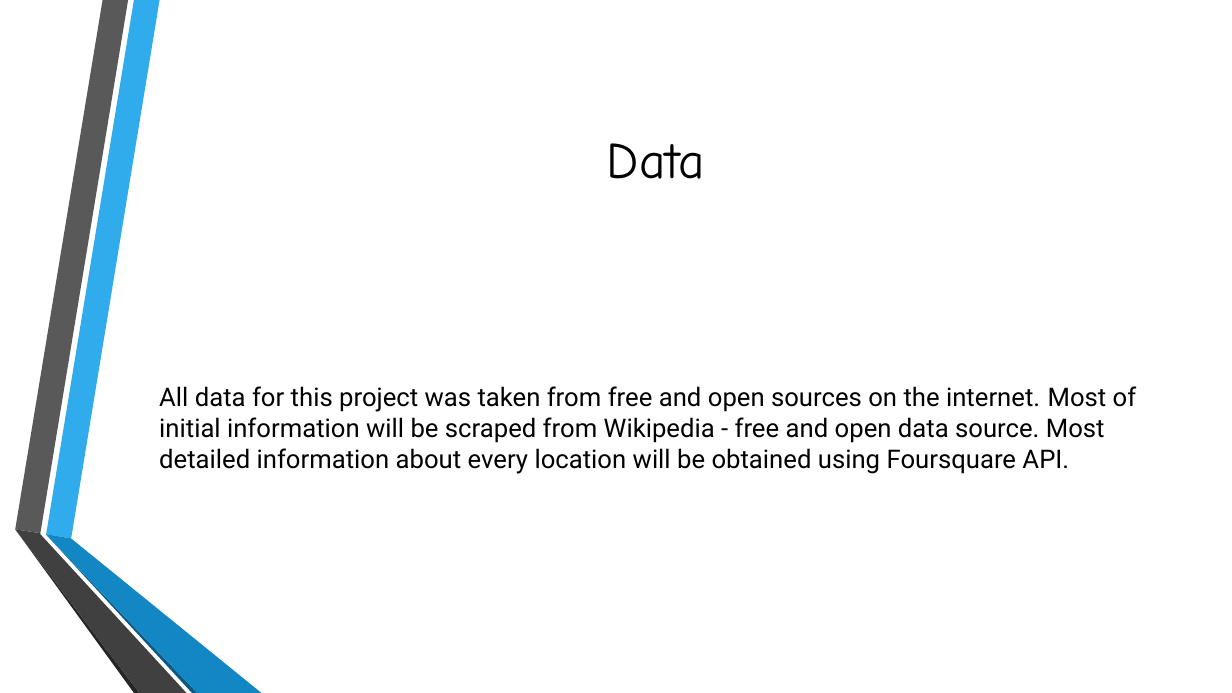
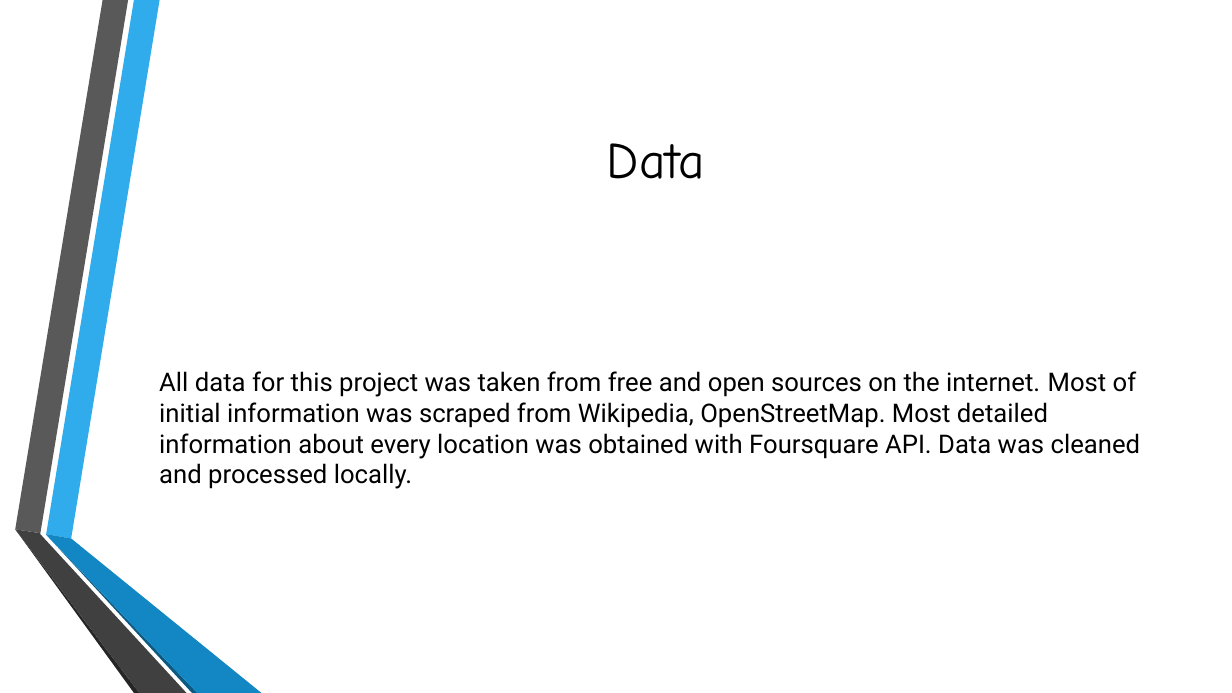
Before and after one commit to xzeqtr/Coursera_IBM_Data_Science, a slide deck: slide 3 of Final/Final.pptx. Drawn at 1232x693 pixels with LibreOffice and Linux fonts; fonts in the diff are those of the drawing; background and template pictures are left out. Boxes give left, top, right and bottom in pixels: in the first picture for what was removed or moved away, otherwise in the second. Text is boxed around its words. In the diff, an @@ line names an element or a change of style, - is before the commit and + after.

Commit message:
updated files

```diff
--- a/Final/Final.pptx
+++ b/Final/Final.pptx
@@ text at (x1=159, y1=371, x2=1141, y2=489): text changed @@
-All data for this project was taken from free and open sources on the internet. Most of initial information will be scraped from Wikipedia - free and open data source. Most detailed information about every location will be obtained using Foursquare API.
+All data for this project was taken from free and open sources on the internet. Most of initial information was scraped from Wikipedia, OpenStreetMap. Most detailed information about every location was obtained with Foursquare API. Data was cleaned and processed locally.
```
Also in this commit, not shown: 2 slides added.
